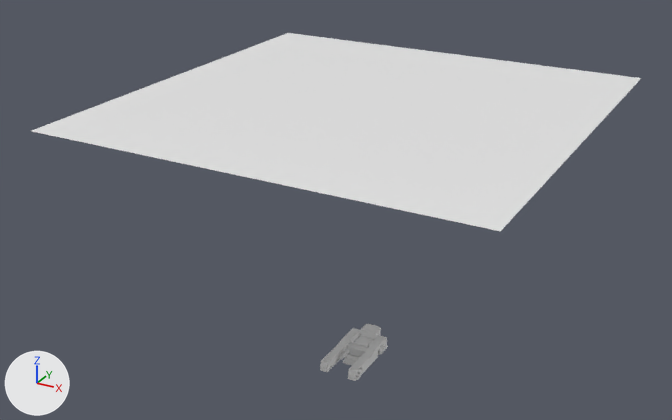
Two versions of the Blender file objects/src/AST-1X 680/AST-1X.blend, one commit apart.
Camera for both pictures: a 50 mm lens placed at (43.0, -83.1, 60.0), pointed at (-2.9, 0.3, 18.3). Lighting does not change. The marker at lower left points along +X, +Y and +Z. Materials are left out; every surface is plain grey.

In view in the first picture: 'Cab', 'Centerbody lift', 'Debug light'.
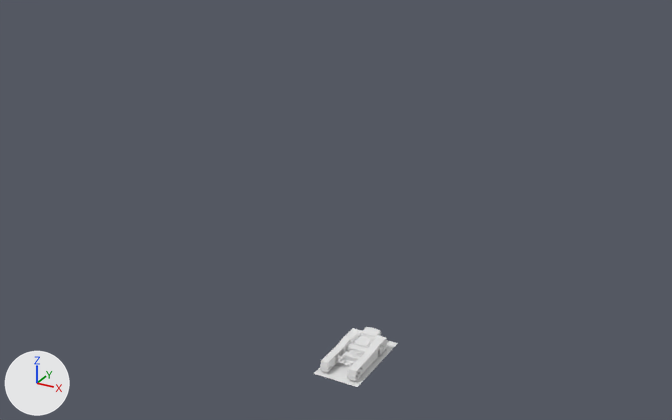
Pixel boxes [x1, y1, x2, y2] of what changed, in the pictures (672 x 420 px):
```json
{"object": "Debug light", "change": "hidden", "before": [32, 33, 641, 231]}
{"object": "Ambient occlusion deploy", "change": "added", "after": [314, 340, 398, 387]}
{"object": "Cab", "change": "moved", "before": [360, 324, 381, 339], "after": [361, 327, 381, 337]}
{"object": "Lift body", "change": "added", "after": [342, 352, 361, 366]}
{"object": "Centerbody lift", "change": "deleted", "before": [343, 354, 358, 366]}
{"object": "Lift body plenum", "change": "added", "after": [348, 350, 362, 357]}
{"object": "Cab rear window", "change": "added", "after": [360, 333, 374, 340]}
```

The change, as JSON lines over the scene's bpy script:
```json
{"op": "add", "block": "me_cube_076", "code": ["me_cube_076 = bpy.data.meshes.new('Cube.076')", "me_cube_076.from_pydata(...)  # 9 vertices, 3 faces; spans x -0.98..0.98, y -0.99..-0.34, z -0.03..0.62", "me_cube_076.polygons.foreach_set('use_smooth', [True] * 3)"]}
{"op": "add", "block": "me_cube_060_1", "code": ["me_cube_060_1 = bpy.data.meshes.new('Cube.060')", "me_cube_060_1.from_pydata(...)  # 45 vertices, 30 faces; spans x -0.9..0.9, y -1.88..-0.6, z -0.93..-0.07"]}
{"op": "add", "block": "me_cube", "code": ["me_cube = bpy.data.meshes.new('Cube')", "me_cube.from_pydata(...)  # 24 vertices, 13 faces; spans x -0.82..0.82, y -0.83..0.27, z -0.01..0.01"]}
{"op": "add", "block": "me_plane_001", "code": ["me_plane_001 = bpy.data.meshes.new('Plane.001')", "me_plane_001.from_pydata(...)  # 4 vertices, 1 face; spans x -2.84..2.84, y -5.26..5.26, z 0.0"]}
{"op": "remove", "block": "ob_centerbody_lift", "code": ["ob_centerbody_lift = bpy.data.objects.new('Centerbody lift', me_cube_060)", "ob_centerbody_lift.location = (0.0, -0.51, 0.53)", "ob_centerbody_lift.scale = (0.672, 1.02, 0.751)"]}
{"op": "set", "path": "ob_cab.location", "old": "(0.01, 3.73, 1.4)", "new": "(0.0, 3.73, 0.98)"}
{"op": "add", "block": "ob_debug_light", "code": "ob_debug_light.hide_set(True)  # its collection is switched off"}
{"op": "add", "block": "ob_cab_rear_window", "code": ["ob_cab_rear_window = bpy.data.objects.new('Cab rear window', me_cube_076)", "ob_cab_rear_window.parent = ob_cab", "ob_cab_rear_window.matrix_parent_inverse = Matrix(((1.0, 0.0, 0.0, 0.0), (0.0, 1.0, 0.0, -3.726), (0.0, 0.0, 1.0, -0.975), (0.0, 0.0, 0.0, 1.0)))", "ob_cab_rear_window.location = (0.0, 3.726, 0.975)", "_m = ob_cab_rear_window.modifiers.new('EdgeSplit', 'EDGE_SPLIT')"]}
{"op": "add", "block": "ob_lift_body_plenum", "code": ["ob_lift_body_plenum = bpy.data.objects.new('Lift body plenum', me_cube)", "ob_lift_body_plenum.parent = ob_lift_body", "ob_lift_body_plenum.matrix_parent_inverse = Matrix(((1.0, 0.0, 0.0, 0.0), (0.0, 1.0, 0.0, -0.06), (0.0, 0.0, 1.0, -0.944), (0.0, 0.0, 0.0, 1.0)))", "ob_lift_body_plenum.location = (0.0, -0.229, 0.872)"]}
{"op": "add", "block": "ob_lift_body", "code": ["ob_lift_body = bpy.data.objects.new('Lift body', me_cube_060_1)", "ob_lift_body.location = (0.0, 0.06, 0.94)", "ob_lift_body.rotation_euler = (-0.00101, 0.0, 0.0)  # degrees (-0.1, 0, 0)"]}
{"op": "add", "block": "ob_ambient_occlusion_deploy", "code": ["ob_ambient_occlusion_deploy = bpy.data.objects.new('Ambient occlusion deploy', me_plane_001)", "ob_ambient_occlusion_deploy.location = (0.01, 0.13, 0.0)"]}
```
